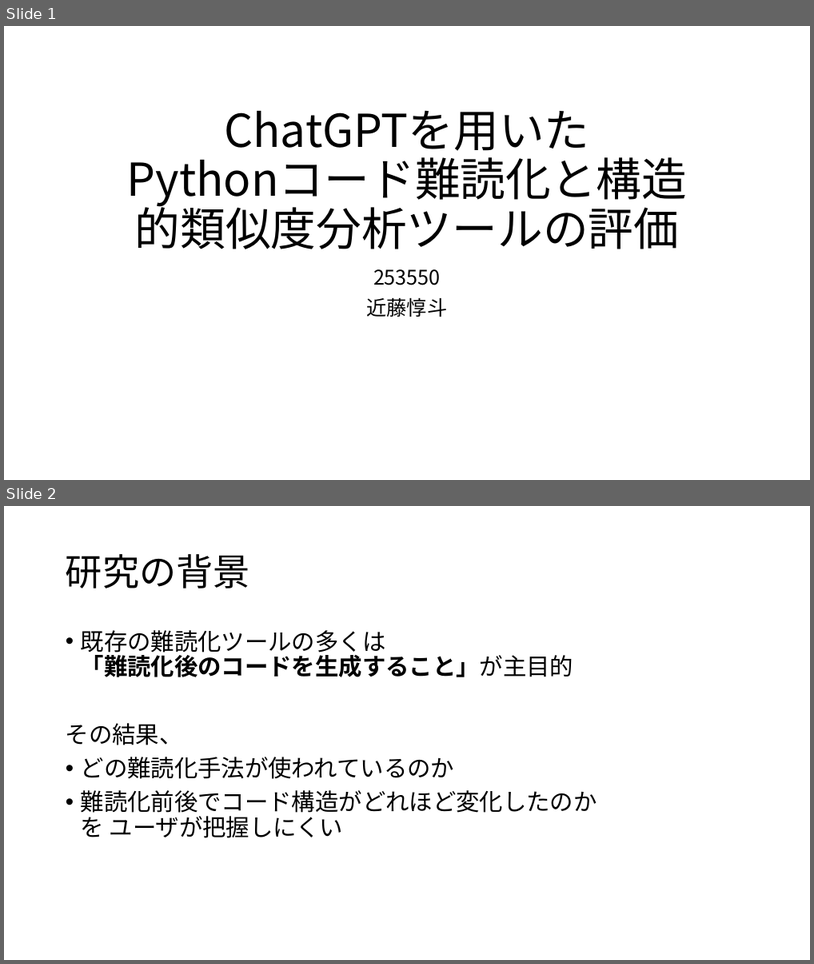
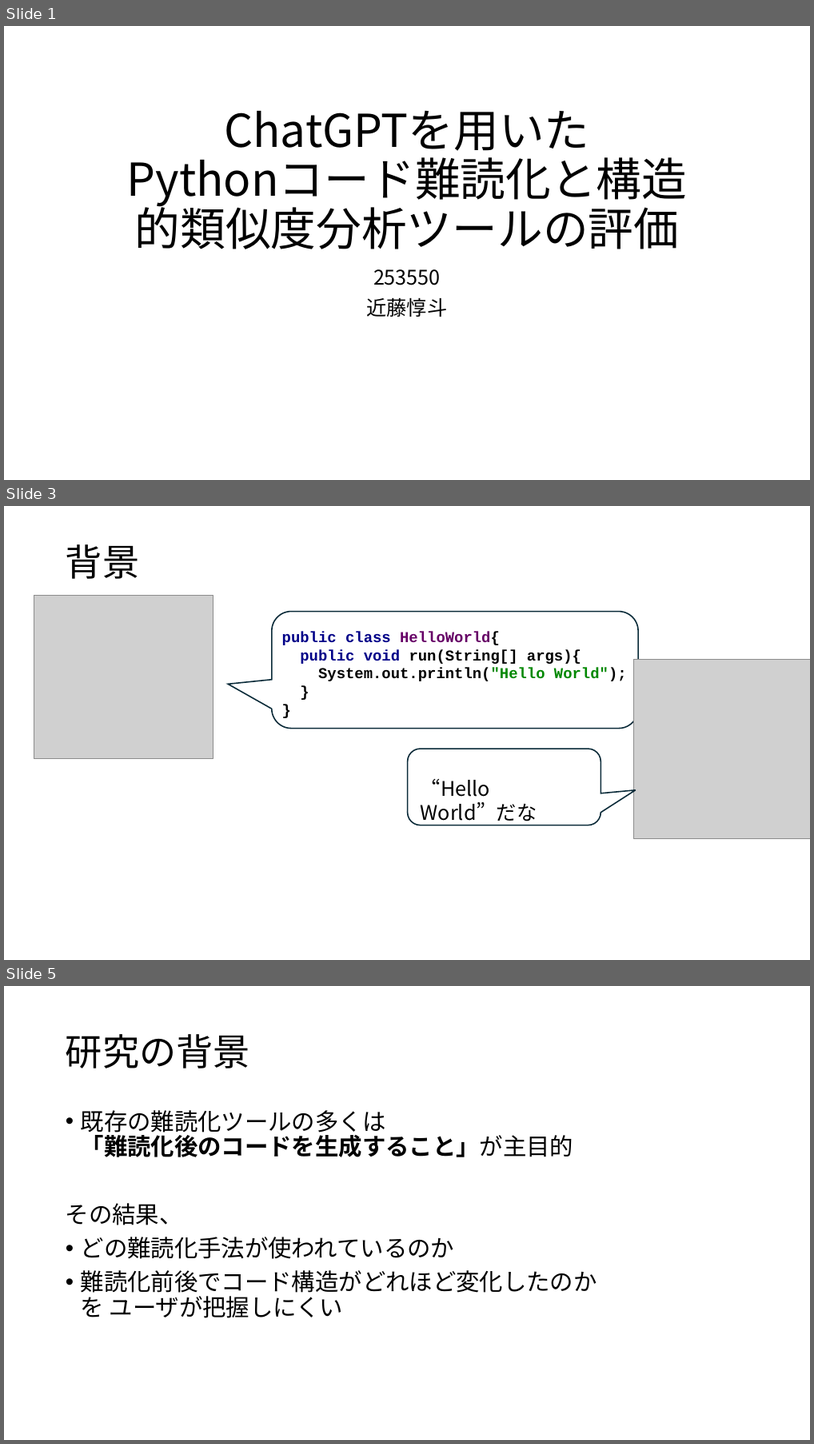
Before and after one commit to tamadalab/2025bthesis_kondo, a slide deck: 卒研プレゼン.pptx. Shown one above the other, each under a label of ours: slides 1 and 2 before the commit, slides 1, 3 and 5 after it; the slides between them are not shown. The pictures are 814x964 and 814x1444 pixels, drawn with LibreOffice and Linux fonts; fonts in the diff are those of the drawing; grey boxes stand for pictures. Boxes give left, top, right and bottom in pixels: in the first picture for what was removed or moved away, otherwise in the second. Text is boxed around its words. In the diff, an @@ line names an element or a change of style, - is before the commit and + after.

```diff
--- a/卒研プレゼン.pptx
+++ b/卒研プレゼン.pptx
@@ slide 3 added at [4, 506, 810, 960], background #FFFFFF @@
@@ title added at [66, 544, 139, 579], 44 pt, text #000000 @@
+背景
@@ picture added at [34, 596, 214, 758] @@
@@ rounded speech box added at [272, 612, 638, 728], outline #092A39 1.5 pt @@
@@ text added at [282, 632, 627, 681], 18 pt, text #000000, bold @@
+public class HelloWorld{
+public void run(String[] args){
+System.out.println("Hello World");
+}
+}
@@ picture added at [634, 659, 810, 838] @@
@@ rounded speech box added at [408, 748, 602, 825], outline #092A39 1.5 pt @@
@@ text added at [421, 779, 537, 825], 24 pt, text #000000 @@
+“Hello World”だな
@@ what was slide 2 is now slide 5 @@
```
Also in this commit, not shown: 5 slides changed, 6 other slides added, 3 slides removed, 1 other file.
